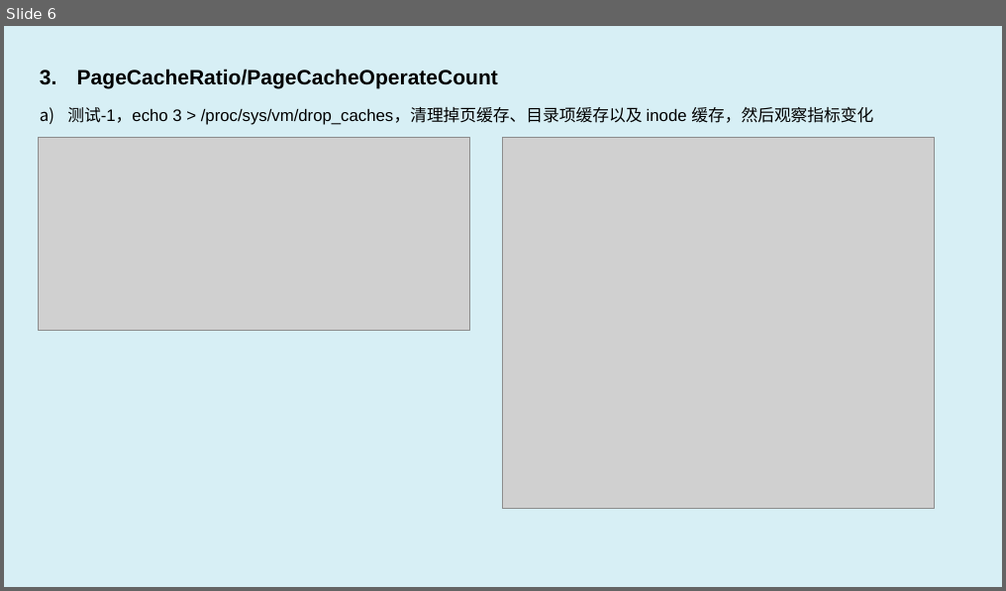
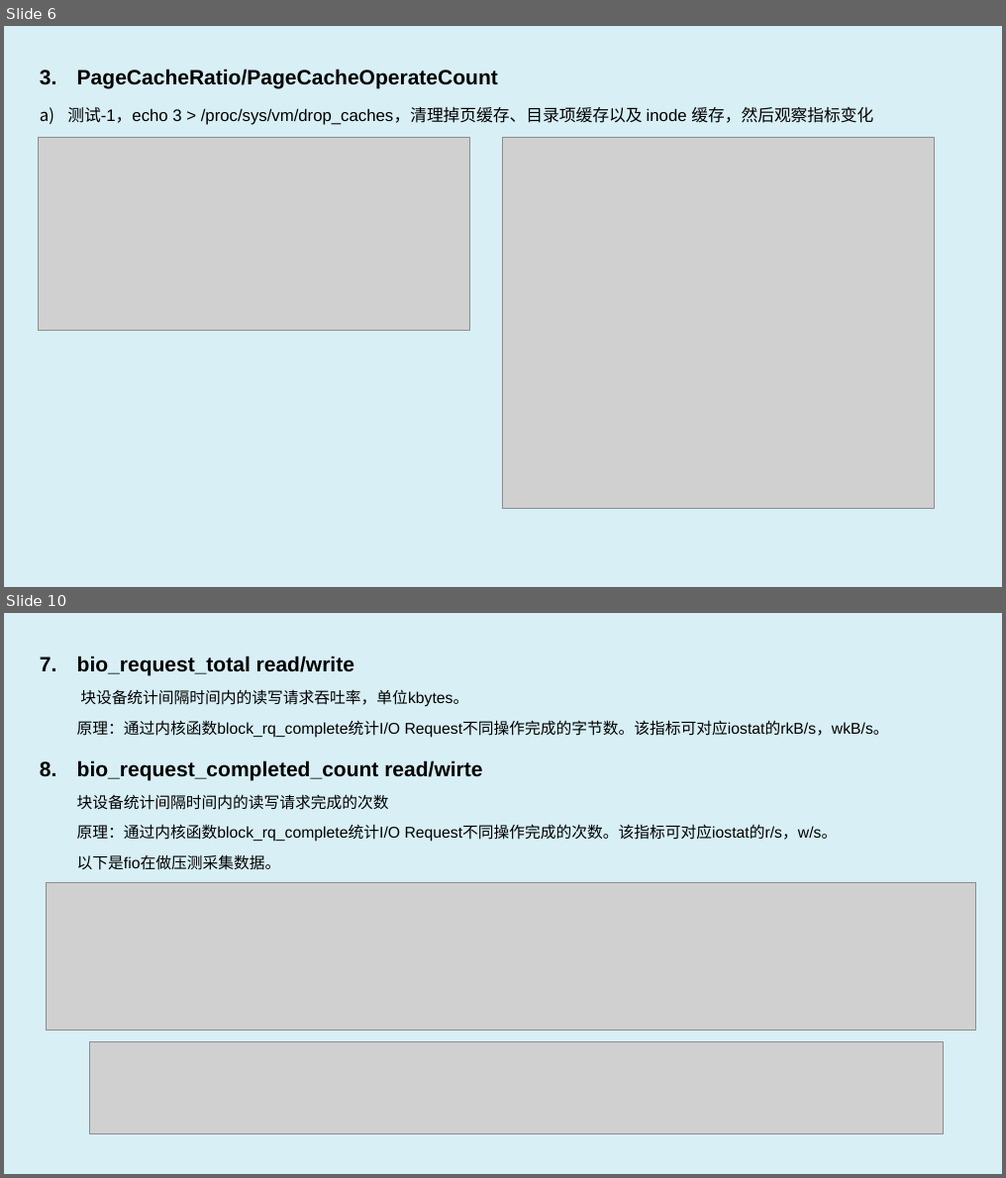
Before and after one commit to luxingwen/x-monitor, a slide deck: doc/x-monitor.eBPF Observe & Profiling.pptx. Shown one above the other, each under a label of ours: slide 6 before the commit, slides 6 and 10 after it; the slides between them are not shown. The pictures are 1006x591 and 1006x1178 pixels, drawn with LibreOffice and Linux fonts; fonts in the diff are those of the drawing; grey boxes stand for pictures. Boxes give left, top, right and bottom in pixels: in the first picture for what was removed or moved away, otherwise in the second. Text is boxed around its words. In the diff, an @@ line names an element or a change of style, - is before the commit and + after.

```diff
--- a/doc/x-monitor.eBPF Observe & Profiling.pptx
+++ b/doc/x-monitor.eBPF Observe & Profiling.pptx
@@ slide 10 added at (4,613,1002,1174), background #D7EFF5 @@
@@ text added at (77,656,889,870), 15 pt, text #000000 @@
+7. bio_request_total read/write
+块设备统计间隔时间内的读写请求吞吐率，单位kbytes。
+原理：通过内核函数block_rq_complete统计I/O Request不同操作完成的字节数。该指标可对应iostat的rkB/s，wkB/s。
+8. bio_request_completed_count read/wirte
+块设备统计间隔时间内的读写请求完成的次数
+原理：通过内核函数block_rq_complete统计I/O Request不同操作完成的次数。该指标可对应iostat的r/s，w/s。
+以下是fio在做压测采集数据。
@@ picture added at (46,883,976,1031) @@
@@ picture added at (89,1043,944,1135) @@
```
Also in this commit, not shown: 3 slides changed, 2 other slides added, 1 slide removed.
